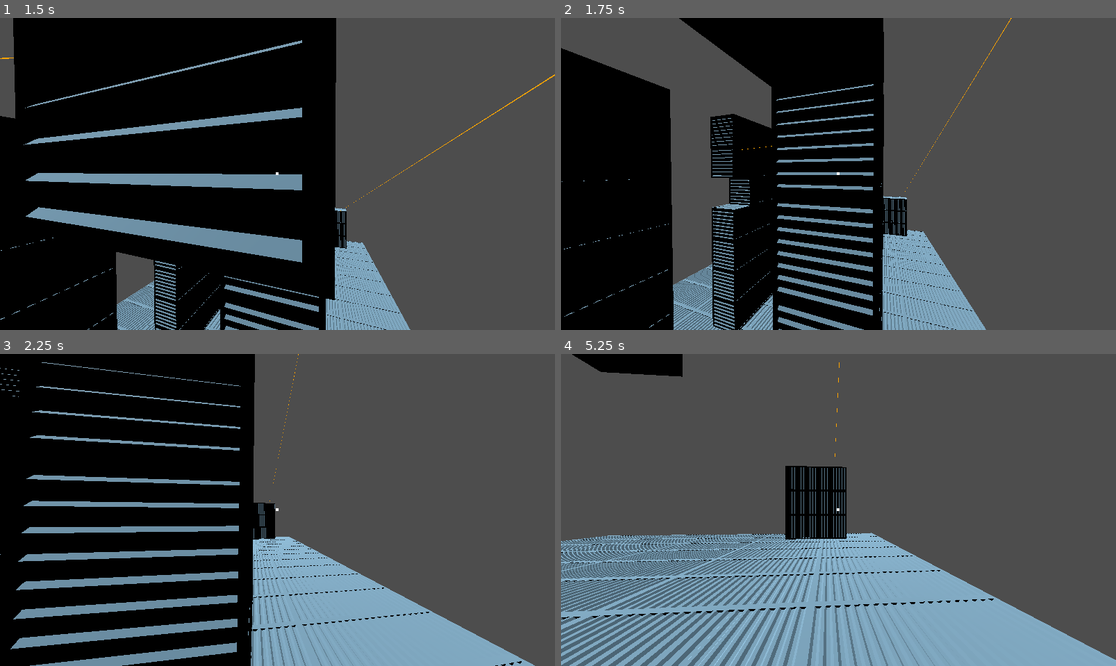
Above: before the commit, frames 1-4 (two rows, left to right).
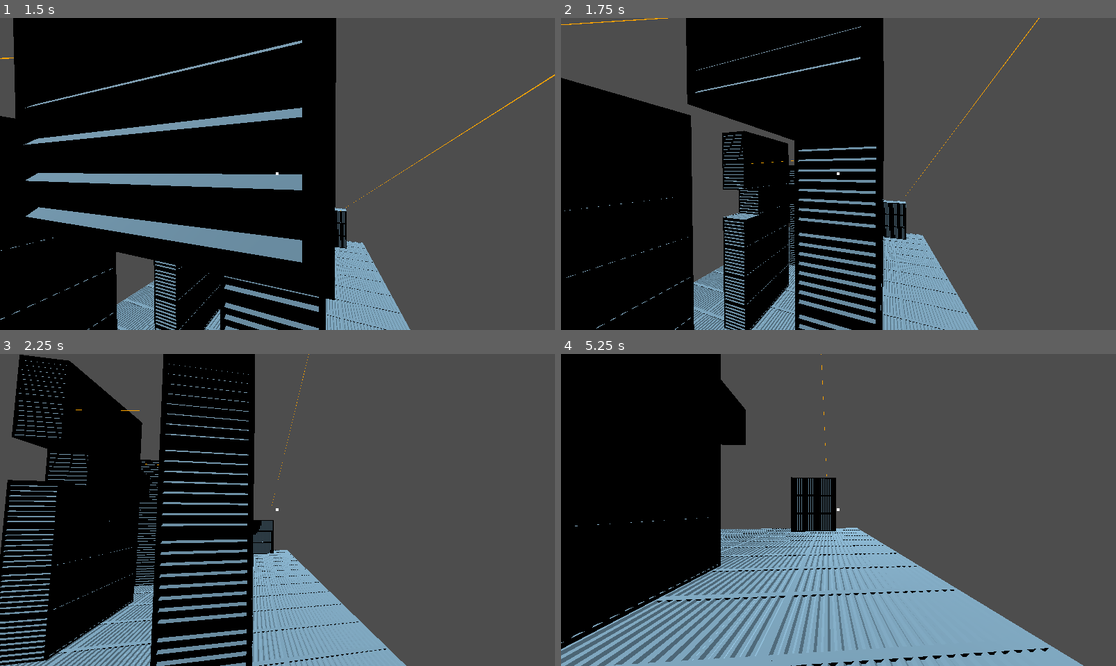
Above: after the commit, the same moments.

Repository: Alex-Fischman/Shipyard
Game: Godot game, scene res://Scenes/Main.tscn
Same seed, same stepped clock (60 frames per second), same inputs: the game is played once before the commit and once after it.
Inputs (mouse positions are in pixels of both pictures, inside the frame that each line leads up to):
- Up to frame 1 (1.5 s): tap Enter at 0.5 s; move the mouse to (305, 174) at 0.52 s; hold W (move_forward) from 0.53 s (still down); tap Space (jump) at 0.6, 0.77, 1.07, 1.35 s; click (305, 174) at 0.67 s; move the mouse to (249, 174) at 1.27 s
- Up to frame 2 (1.75 s): keep holding W (move_forward); tap Space (jump) at 1.52 s
- Up to frame 3 (2.25 s): keep holding W (move_forward); tap Space (jump) at 1.82, 2.1 s; move the mouse to (288, 503) at 2.02 s
- Up to frame 4 (5.25 s): keep holding W (move_forward); move the mouse to (832, 516) at 2.77 s; tap Space (jump) at 2.85, 3.02, 3.32, 3.6, 3.77, 4.07, 4.35, 4.52, 4.82, 5.1 s; click (832, 516) at 2.92 s; move the mouse to (877, 513) at 3.52 s; move the mouse to (794, 506) at 4.27 s; move the mouse to (844, 510) at 5.02 s; click (844, 510) at 5.17 s

Frame 1 is identical in both runs. In frame 2, 17% of the frame differs, in the area x 0-87%, y 0-100%; in frame 3, 24%; in frame 4, 36%, in the area x 0-100%, y 0-100%.

Commit message:
Add wall jumping

Diff:
--- a/Scripts/Player.gd
+++ b/Scripts/Player.gd
@@ -25,7 +25,7 @@
 	var vertical: float = velocity.y
 	velocity.y = 0
 
-	if is_on_floor():
+	if self.is_on_floor():
 		if Input.is_action_just_pressed("jump"):
 			vertical = JUMP_IMPULSE
 		else:
@@ -37,10 +37,13 @@
 	var move_accel: float = MOVE_ACCEL if self.is_on_floor() else AIR_MOVE_ACCEL
 	var move_friction: float = MOVE_FRICTION if self.is_on_floor() else AIR_MOVE_FRICTION
 	var direction: Vector3 = self.transform.basis * Vector3(input.x, 0, input.y) * move_accel
-	velocity += (direction - velocity * move_friction) * delta
+	self.velocity += (direction - velocity * move_friction) * delta
 
-	velocity.y = vertical
-	move_and_slide()
+	self.velocity.y = vertical
+
+	if self.is_on_wall_only() and Input.is_action_just_pressed("jump"):
+		self.velocity.y += JUMP_IMPULSE / 2
+		self.velocity += JUMP_IMPULSE / 2 * self.get_wall_normal()
 
 	if mouse_down:
 		if current_target == null:
@@ -73,6 +76,8 @@
 			current_target = null
 			grapple_rope = null
 
+	self.move_and_slide()
+
 func compute_grapple_point() -> Vector3:
 	var a: Vector3 = current_target.get("a").global_position
 	var b: Vector3 = current_target.get("b").global_position
